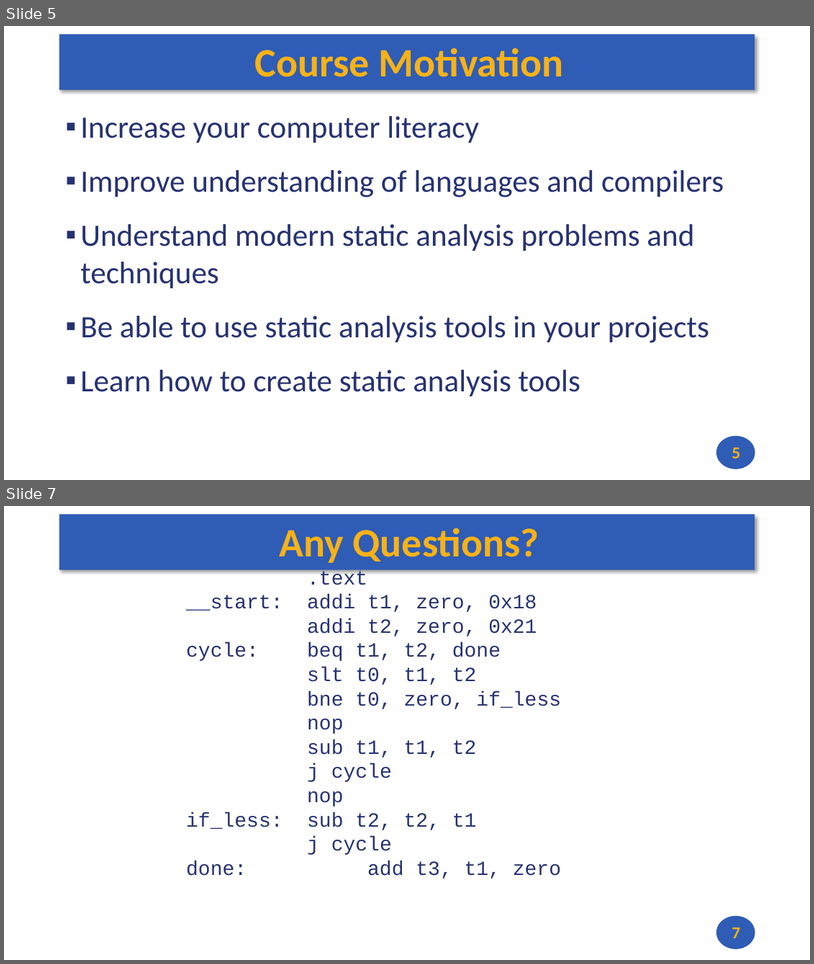
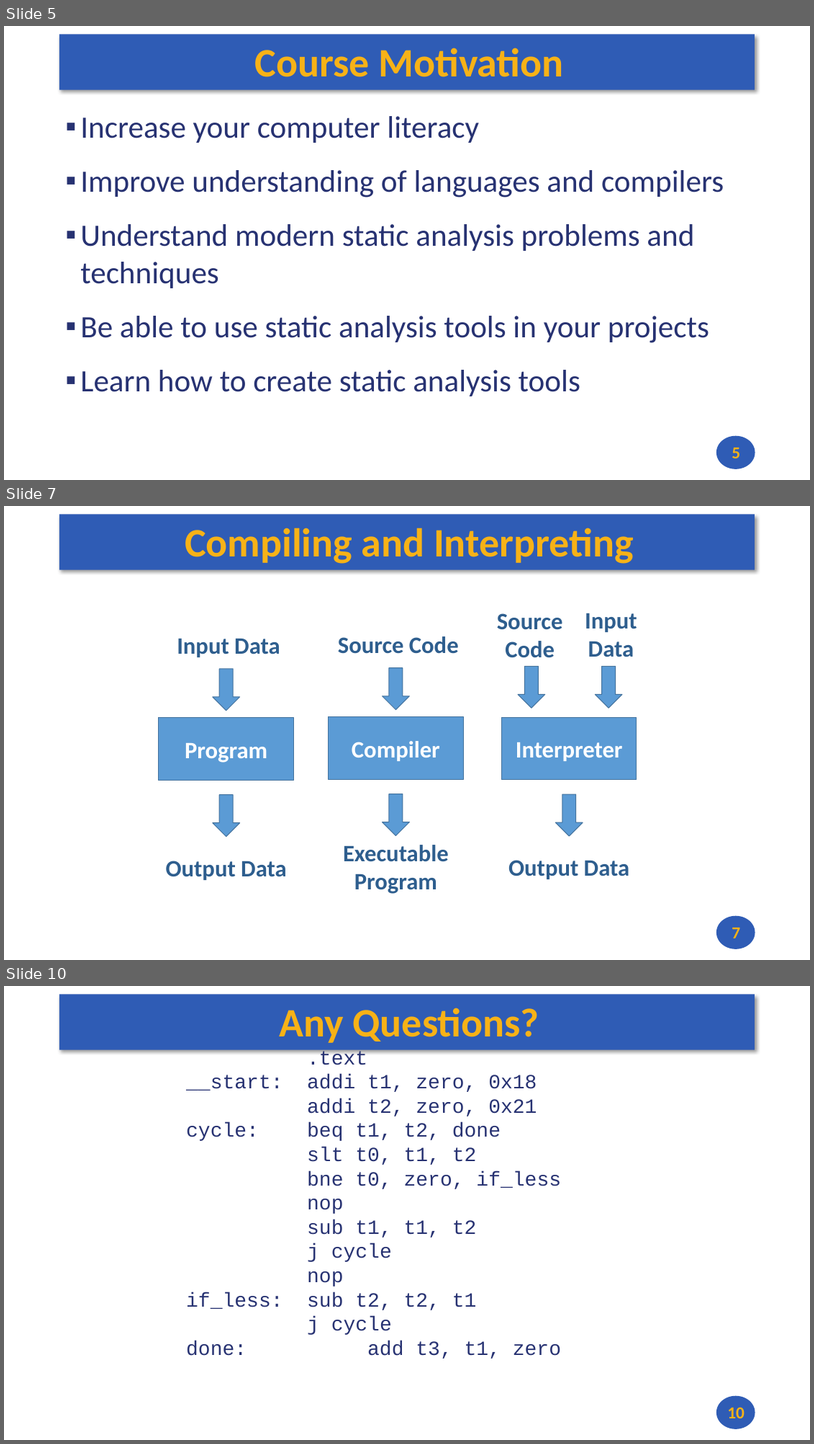
Before and after one commit to andrewt0301/static-analysis-course, a slide deck: docs/lectures/01/slides_01.pptx. Shown one above the other, each under a label of ours: slides 5 and 7 before the commit, slides 5, 7 and 10 after it; the slides between them are not shown. The pictures are 814x964 and 814x1444 pixels, drawn with LibreOffice and Linux fonts; fonts in the diff are those of the drawing. Boxes give left, top, right and bottom in pixels: in the first picture for what was removed or moved away, otherwise in the second. Text is boxed around its words. In the diff, an @@ line names an element or a change of style, - is before the commit and + after.

```diff
--- a/docs/lectures/01/slides_01.pptx
+++ b/docs/lectures/01/slides_01.pptx
@@ slide 7 added at <box>4,506,810,960</box>, background #FFFFFF; not listed: 2 template elements that a slide beside it also shows @@
@@ title added at <box>185,528,634,564</box>, 48 pt, text #F7B217, bold @@
+Compiling and Interpreting
@@ group added at <box>497,613,638,879</box>: 3 texts, 3 down arrows, 1 rectangle @@
+Source Code
+Interpreter
+Output Data
+Input Data
@@ group added at <box>329,636,464,893</box>: 2 texts, 2 down arrows, 1 rectangle @@
+Source Code
+Compiler
+Executable Program
@@ group added at <box>159,638,293,880</box>: 2 texts, 2 down arrows, 1 rectangle @@
+Input Data
+Program
+Output Data
@@ page number added at <box>732,927,741,938</box>, 20 pt, text #F7B217, bold @@
+7
@@ what was slide 7 is now slide 10 @@
@@ page number at <box>728,1406,745,1418</box>: text changed @@
-7
+10
```
Also in this commit, not shown: 1 slide changed, 2 other slides added, 1 other file.
